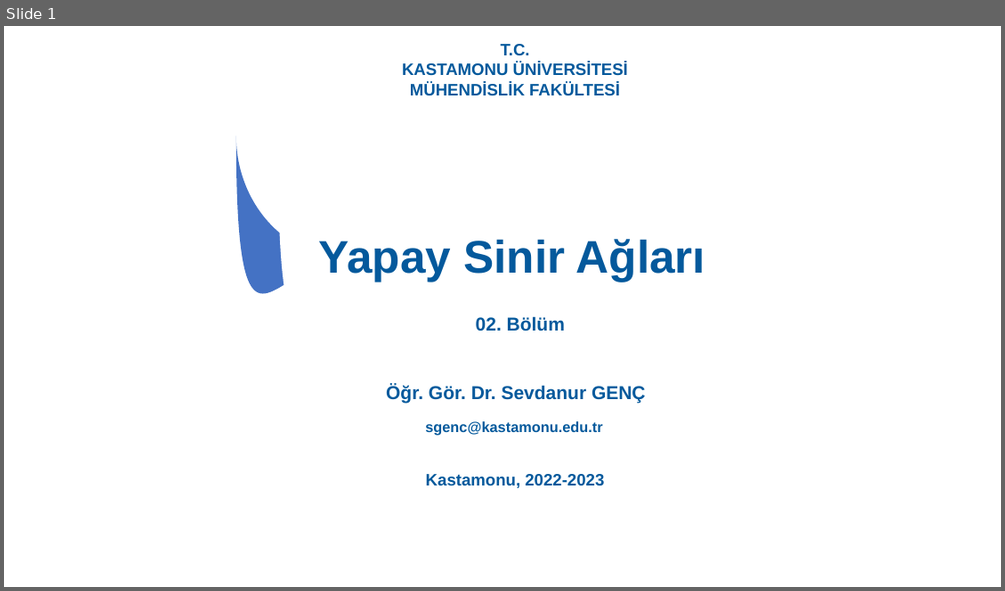
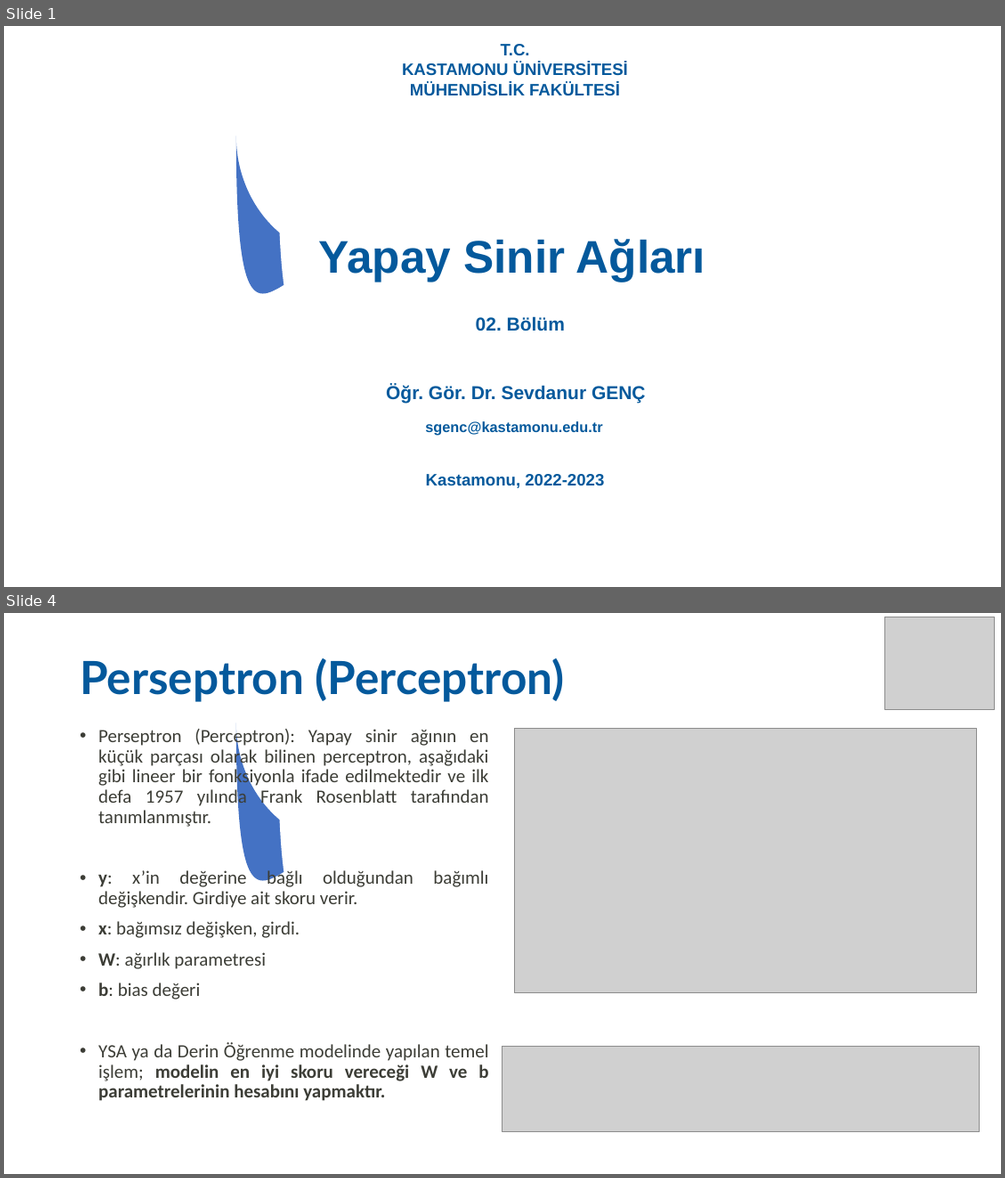
Before and after one commit to SevdanurGENC/Artificial-Neural-Networks-Lecture-Notes, a slide deck: Notes/02. Bolum - Yapay Sinir Aglari.ppt. Shown one above the other, each under a label of ours: slide 1 before the commit, slides 1 and 4 after it; the slides between them are not shown. The pictures are 1005x591 and 1005x1178 pixels, drawn with LibreOffice and Linux fonts; fonts in the diff are those of the drawing; grey boxes stand for pictures. Boxes give left, top, right and bottom in pixels: in the first picture for what was removed or moved away, otherwise in the second. Text is boxed around its words. In the diff, an @@ line names an element or a change of style, - is before the commit and + after.

```diff
--- a/Notes/02. Bolum - Yapay Sinir Aglari.ppt
+++ b/Notes/02. Bolum - Yapay Sinir Aglari.ppt
@@ slide 4 added at (4, 613, 1001, 1174), background #FFFFFF; not listed: 4 template elements that a slide beside it also shows @@
@@ picture added at (884, 617, 994, 709) @@
@@ title added at (80, 658, 565, 702), 44 pt, text #04599C, bold @@
+Perseptron (Perceptron)
@@ text added at (98, 729, 489, 1101), 18 pt, text #3C3D36 @@
+• Perseptron (Perceptron): Yapay sinir ağının en küçük parçası olarak bilinen perceptron, aşağıdaki gibi lineer bir fonksiyonla ifade edilmektedir ve ilk defa 1957 yılında Frank Rosenblatt tarafından tanımlanmıştır.
+• y: x’in değerine bağlı olduğundan bağımlı değişkendir. Girdiye ait skoru verir.
+• x: bağımsız değişken, girdi.
+• W: ağırlık parametresi
+• b: bias değeri
+• YSA ya da Derin Öğrenme modelinde yapılan temel işlem; modelin en iyi skoru vereceği W ve b parametrelerinin hesabını yapmaktır.
@@ picture added at (514, 729, 975, 993) @@
@@ picture added at (502, 1046, 979, 1132) @@
```
Also in this commit, not shown: 25 slides changed, 12 other slides added.
